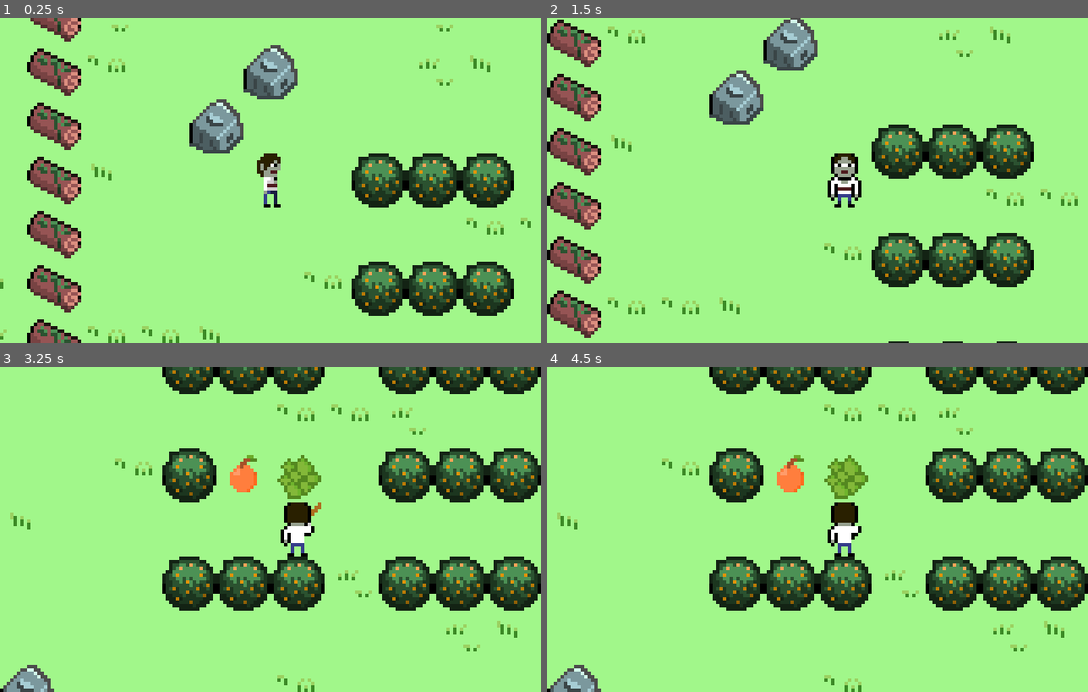
Above: before the commit, frames 1-4 (two rows, left to right).
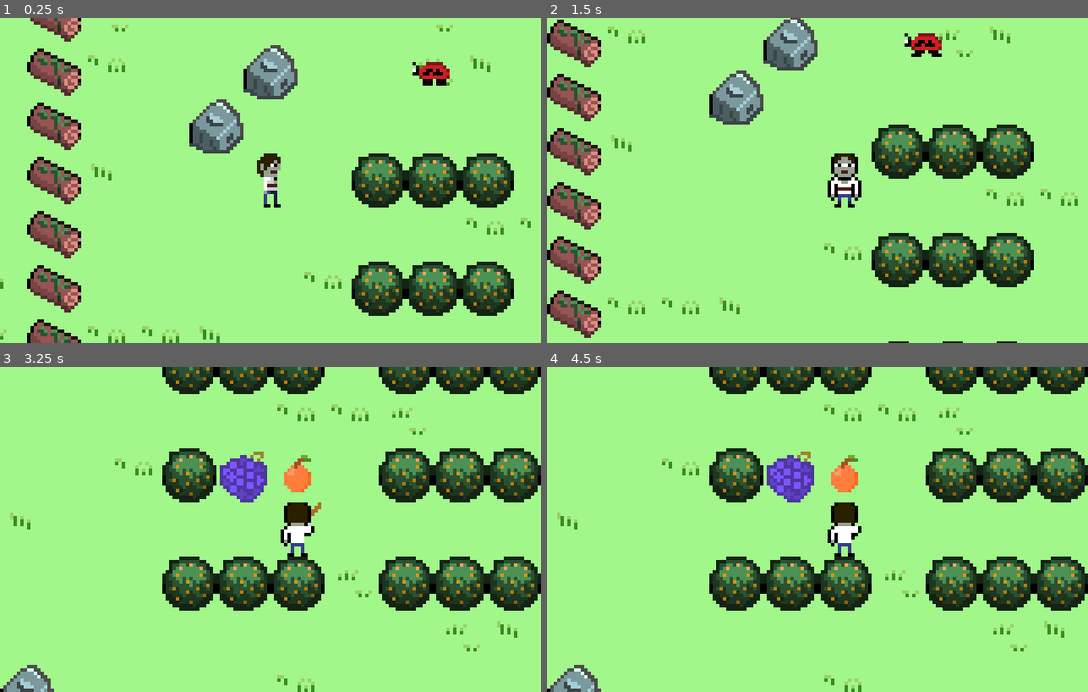
Above: after the commit, the same moments.

Repository: Islan42/GWJ_92_
Game: Godot game, scene res://main.tscn
Two runs of this game, one before a commit and one after it. Both use one fixed random seed, a clock stepped at 60 frames per second and the inputs below.
Inputs:
- Up to frame 1 (0.25 s): no input
- Up to frame 2 (1.5 s): tap Enter (acao) at 0.5, 0.6 s; hold D (mover_direita) 0.53-1.28 s; tap Q (carregar_item) at 0.8, 1.35 s; hold S (mover_baixo) from 1.28 s (still down)
- Up to frame 3 (3.25 s): tap Enter (acao) at 1.55, 2.1, 3.05 s; release S (mover_baixo) at 2.03 s; hold D (mover_direita) 2.03-2.78 s; tap Q (carregar_item) at 2.3, 2.85 s; hold W (mover_cima) from 2.78 s (still down)
- Up to frame 4 (4.5 s): tap Space at 3.5 s; release W (mover_cima) at 3.53 s; hold A (mover_esquerda) from 3.53 s (still down); tap Enter (acao) at 3.6, 4.25 s; tap Q (carregar_item) at 3.8, 4.35 s

The runs differ from the first frame. In frame 1, 0.4% of the frame differs, in the area x 76-84%, y 13-21%; in frame 2, 0.4%; in frame 3, 1.7%, in the area x 40-60%, y 26-42%; in frame 4, 1.7%.

Commit message:
Novo 'inimigo / ingrediente' adicionado

Diff:
--- a/levels/level_1.tscn
+++ b/levels/level_1.tscn
@@ -1,9 +1,10 @@
-[gd_scene load_steps=7 format=3 uid="uid://buaksbkg78b8g"]
+[gd_scene load_steps=8 format=3 uid="uid://buaksbkg78b8g"]
 
 [ext_resource type="Script" path="res://levels/level_1.gd" id="1_hibqt"]
 [ext_resource type="PackedScene" uid="uid://dxe0nktb72bpe" path="res://objetos/planta.tscn" id="2_un5x5"]
 [ext_resource type="PackedScene" uid="uid://bt338mse2bg1x" path="res://objetos/caldeirao.tscn" id="3_cyj3j"]
 [ext_resource type="Texture2D" uid="uid://lumx5r7cfqit" path="res://levels/tileset.png" id="4_01j6k"]
+[ext_resource type="PackedScene" uid="uid://la0sdc8brfy6" path="res://personagens/red_jane.tscn" id="5_6jkou"]
 
 [sub_resource type="TileSetAtlasSource" id="TileSetAtlasSource_a14kd"]
 resource_name = "Geral"
@@ -71,68 +72,92 @@
 
 [node name="Planta" parent="Plantas" instance=ExtResource("2_un5x5")]
 position = Vector2(160, 32)
+cooldown = 20.0
 tipo_frutos = "Orangine"
 
 [node name="Planta2" parent="Plantas" instance=ExtResource("2_un5x5")]
 position = Vector2(224, 32)
+cooldown = 20.0
 tipo_frutos = "Orangine"
 
 [node name="Planta13" parent="Plantas" instance=ExtResource("2_un5x5")]
 position = Vector2(288, 32)
+cooldown = 20.0
 tipo_frutos = "Orangine"
 
 [node name="Planta3" parent="Plantas" instance=ExtResource("2_un5x5")]
 position = Vector2(416, 32)
+cooldown = 20.0
 tipo_frutos = "Purplezite"
 
 [node name="Planta4" parent="Plantas" instance=ExtResource("2_un5x5")]
 position = Vector2(480, 32)
+cooldown = 20.0
 tipo_frutos = "Purplezite"
 
 [node name="Planta14" parent="Plantas" instance=ExtResource("2_un5x5")]
 position = Vector2(544, 32)
+cooldown = 20.0
 tipo_frutos = "Purplezite"
 
 [node name="Planta5" parent="Plantas" instance=ExtResource("2_un5x5")]
 position = Vector2(160, 160)
+cooldown = 20.0
 
 [node name="Planta6" parent="Plantas" instance=ExtResource("2_un5x5")]
 position = Vector2(224, 160)
+cooldown = 20.0
 
 [node name="Planta15" parent="Plantas" instance=ExtResource("2_un5x5")]
 position = Vector2(288, 160)
+cooldown = 20.0
 
 [node name="Planta7" parent="Plantas" instance=ExtResource("2_un5x5")]
 position = Vector2(416, 160)
+cooldown = 20.0
 
 [node name="Planta8" parent="Plantas" instance=ExtResource("2_un5x5")]
 position = Vector2(480, 160)
+cooldown = 20.0
 
 [node name="Planta16" parent="Plantas" instance=ExtResource("2_un5x5")]
 position = Vector2(544, 160)
+cooldown = 20.0
 
 [node name="Planta9" parent="Plantas" instance=ExtResource("2_un5x5")]
 position = Vector2(160, 288)
+cooldown = 20.0
 
 [node name="Planta10" parent="Plantas" instance=ExtResource("2_un5x5")]
 position = Vector2(224, 288)
+cooldown = 20.0
 tipo_frutos = "Purplezite"
 
 [node name="Planta17" parent="Plantas" instance=ExtResource("2_un5x5")]
 position = Vector2(288, 288)
+cooldown = 20.0
 tipo_frutos = "Purplezite"
 
 [node name="Planta11" parent="Plantas" instance=ExtResource("2_un5x5")]
 position = Vector2(416, 288)
+cooldown = 20.0
 tipo_frutos = "Orangine"
 
 [node name="Planta12" parent="Plantas" instance=ExtResource("2_un5x5")]
 position = Vector2(480, 288)
+cooldown = 20.0
 
 [node name="Planta18" parent="Plantas" instance=ExtResource("2_un5x5")]
 position = Vector2(544, 288)
+cooldown = 20.0
 
 [node name="Caldeiroes" type="Node2D" parent="."]
 
 [node name="Caldeirao" parent="Caldeiroes" instance=ExtResource("3_cyj3j")]
 position = Vector2(736, 160)
+
+[node name="Ingredientes" type="Node2D" parent="."]
+
+[node name="Red_Jane" parent="Ingredientes" instance=ExtResource("5_6jkou")]
+position = Vector2(224, -96)
+velocidade = 1.0
--- a/objetos/ingredientes/Fruta.gd
+++ b/objetos/ingredientes/Fruta.gd
@@ -4,15 +4,13 @@
 enum sprites_frutas {
 	GREENET,
 	ORANGINE,
-	PURPLEZITE,
-	REDJAN,
-	REDJAN2
+	PURPLEZITE
 }
 
 @onready var sprite : Sprite2D = $Sprite2D
 @onready var colisao : CollisionShape2D = $CollisionShape2D
 
-var tipos_frutas : Array = ["Orangine", "Purplezite", "Greenet", "Redjan2"]
+var tipos_frutas : Array = ["Orangine", "Purplezite", "Greenet"]
 
 func setup(tipo_fruta:String = "random"):
 	if tipo_fruta == "random":
--- a/objetos/ingredientes/fruta.tscn
+++ b/objetos/ingredientes/fruta.tscn
@@ -5,11 +5,10 @@
 [ext_resource type="Texture2D" uid="uid://yp3cgj51qpqt" path="res://objetos/ingredientes/frutas.png" id="3_syp2q"]
 
 [node name="Fruta" instance=ExtResource("1_l7ujw")]
-collision_layer = 4
 script = ExtResource("2_n627l")
 
 [node name="Sprite2D" parent="." index="1"]
 scale = Vector2(4, 4)
 texture = ExtResource("3_syp2q")
-hframes = 5
+hframes = 7
 frame = 4
--- a/objetos/ingredientes/ingrediente.gd
+++ b/objetos/ingredientes/ingrediente.gd
@@ -1,7 +1,7 @@
 extends Area2D
 class_name Ingrediente
 
-var nome : String
+@export var nome : String
 
 func _ready():
 	add_to_group("carregavel")
--- a/personagens/heroi.gd
+++ b/personagens/heroi.gd
@@ -42,7 +42,6 @@
 			if not carregando_objeto:
 				agindo = true
 				colisao_area_ataque.disabled = false
-				print("Atacou")
 			elif objeto is Caldeirao:
 				objeto.add_ingrediente(objeto_carregado)
 				remove_child(objeto_carregado)
@@ -132,7 +131,6 @@
 		objeto_carregado = null
 
 func _on_animated_sprite_2d_animation_finished():
-	print("Animou")
 	if animacao.animation.contains("ataque"):
 		agindo = false
 		colisao_area_ataque.disabled = true
--- /dev/null
+++ b/personagens/red_jane.gd
@@ -0,0 +1,81 @@
+extends Ingrediente
+class_name Red_Jane
+
+@export var velocidade : float = 1
+
+@onready var animacao : AnimatedSprite2D = $AnimatedSprite2D
+@onready var colisao : CollisionShape2D = $CollisionShape2D
+@onready var timer_decisao : Timer = $timer_decisao
+@onready var raycast : RayCast2D = $RayCast2D
+
+var direcoes : Array[Vector2] = [Vector2(-64,0), Vector2(0,-64), Vector2(64,0), Vector2(0,64)]
+var acoes_disponiveis : Array[String] = ["Andar","Andar","Pular","Idle"]
+
+var is_carregado : bool = false
+var is_agindo : bool = false
+var is_pensando : bool = true
+var posicao_alvo : Vector2
+var proxima_acao : String
+
+func _ready():
+	add_to_group("carregavel")
+	animacao.play("idle")
+	nome = "Red_Jane"
+
+	posicao_alvo = position
+	reset_timer()
+
+func _process(delta):
+	if not is_agindo and not is_carregado and not is_pensando:
+		proxima_acao = acoes_disponiveis.pick_random()
+		#print(proxima_acao)
+		match proxima_acao:
+			"Andar":
+				andar()
+			"Pular":
+				pular()
+			"Idle":
+				reset_timer()
+	if position.is_equal_approx(posicao_alvo):
+		is_agindo = false
+		animacao.play("idle")
+	elif not is_carregado:
+		position = position.move_toward(posicao_alvo, 64 * velocidade * delta)
+		animacao.play("andar")
+
+func andar():
+	var copia_direcoes = direcoes.duplicate()
+	copia_direcoes.shuffle()
+	for direcao in copia_direcoes:
+		raycast.target_position = direcao
+		raycast.force_raycast_update()
+		if not raycast.is_colliding():
+			posicao_alvo = position + direcao
+			is_agindo = true
+			reset_timer()
+			if direcao == Vector2(64,0):
+				animacao.flip_h = true
+			elif direcao == Vector2(-64,0):
+				animacao.flip_h = false
+			break
+
+func pular():
+	pass
+
+func levantar():
+	colisao.disabled = true
+	is_carregado = true
+	animacao.play("carregado")
+
+func largar():
+	animacao.play("idle")
+	colisao.disabled = false
+	is_carregado = false
+	posicao_alvo = position
+
+func reset_timer():
+	is_pensando = true
+	timer_decisao.start(randf_range(0.5,3))
+
+func _on_timer_decisao_timeout():
+	is_pensando = false
--- /dev/null
+++ b/personagens/red_jane.tscn
@@ -0,0 +1,88 @@
+[gd_scene load_steps=11 format=3 uid="uid://la0sdc8brfy6"]
+
+[ext_resource type="PackedScene" uid="uid://cggd45xotundv" path="res://objetos/ingredientes/ingrediente.tscn" id="1_7e0vb"]
+[ext_resource type="Script" path="res://personagens/red_jane.gd" id="2_bf70i"]
+[ext_resource type="Texture2D" uid="uid://yp3cgj51qpqt" path="res://objetos/ingredientes/frutas.png" id="3_bdqgt"]
+
+[sub_resource type="AtlasTexture" id="AtlasTexture_uiybg"]
+atlas = ExtResource("3_bdqgt")
+region = Rect2(48, 0, 16, 16)
+
+[sub_resource type="AtlasTexture" id="AtlasTexture_dg5hu"]
+atlas = ExtResource("3_bdqgt")
+region = Rect2(64, 0, 16, 16)
+
+[sub_resource type="AtlasTexture" id="AtlasTexture_if744"]
+atlas = ExtResource("3_bdqgt")
+region = Rect2(96, 0, 16, 16)
+
+[sub_resource type="AtlasTexture" id="AtlasTexture_86my0"]
+atlas = ExtResource("3_bdqgt")
+region = Rect2(64, 0, 16, 16)
+
+[sub_resource type="AtlasTexture" id="AtlasTexture_i5sty"]
+atlas = ExtResource("3_bdqgt")
+region = Rect2(80, 0, 16, 16)
+
+[sub_resource type="AtlasTexture" id="AtlasTexture_l7tl1"]
+atlas = ExtResource("3_bdqgt")
+region = Rect2(64, 0, 16, 16)
+
+[sub_resource type="SpriteFrames" id="SpriteFrames_sfqf3"]
+animations = [{
+"frames": [{
+"duration": 1.0,
+"texture": SubResource("AtlasTexture_uiybg")
+}, {
+"duration": 1.0,
+"texture": SubResource("AtlasTexture_dg5hu")
+}],
+"loop": true,
+"name": &"andar",
+"speed": 8.0
+}, {
+"frames": [{
+"duration": 1.0,
+"texture": SubResource("AtlasTexture_if744")
+}],
+"loop": true,
+"name": &"carregado",
+"speed": 5.0
+}, {
+"frames": [{
+"duration": 1.0,
+"texture": SubResource("AtlasTexture_86my0")
+}, {
+"duration": 1.0,
+"texture": SubResource("AtlasTexture_i5sty")
+}],
+"loop": true,
+"name": &"idle",
+"speed": 2.0
+}, {
+"frames": [{
+"duration": 1.0,
+"texture": SubResource("AtlasTexture_l7tl1")
+}],
+"loop": true,
+"name": &"pular",
+"speed": 1.0
+}]
+
+[node name="Red_Jane" instance=ExtResource("1_7e0vb")]
+script = ExtResource("2_bf70i")
+velocidade = 1.0
+
+[node name="AnimatedSprite2D" type="AnimatedSprite2D" parent="." index="2"]
+scale = Vector2(4, 4)
+sprite_frames = SubResource("SpriteFrames_sfqf3")
+animation = &"carregado"
+
+[node name="timer_decisao" type="Timer" parent="." index="3"]
+one_shot = true
+
+[node name="RayCast2D" type="RayCast2D" parent="." index="4"]
+collision_mask = 15
+collide_with_areas = true
+
+[connection signal="timeout" from="timer_decisao" to="." method="_on_timer_decisao_timeout"]
Binary file changed: objetos/ingredientes/frutas.png
